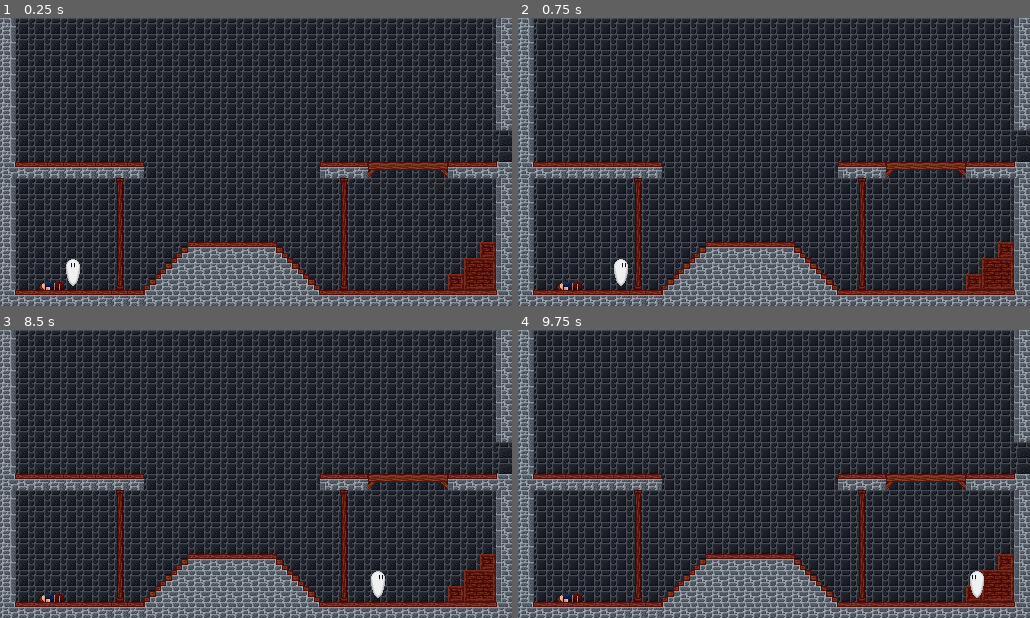
Above: before the commit, frames 1-4 (two rows, left to right).
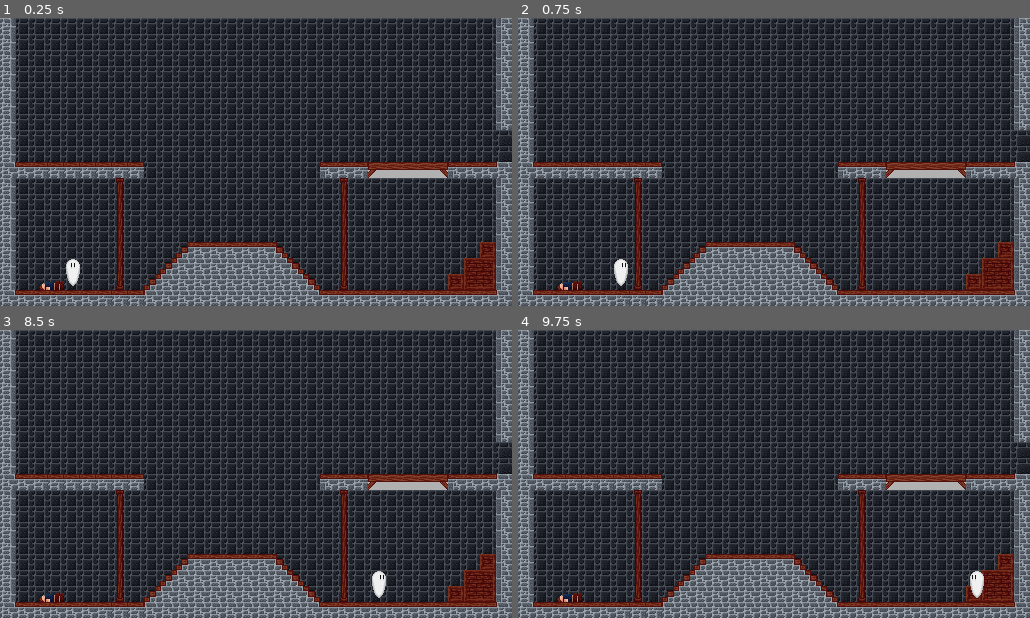
Above: after the commit, the same moments.

Repository: GamingArbor/A-Ghastly-Day
Game: Godot game, scene res://Scenes/Rooms/Big_Room.tscn
Two runs of this game, one before a commit and one after it. Both use one fixed random seed, a clock stepped at 60 frames per second and the inputs below.
Inputs:
- Up to frame 1 (0.25 s): no input
- Up to frame 2 (0.75 s): tap Enter at 0.5 s; hold D (Right) from 0.53 s (still down); hold Space (Float) from 0.53 s (still down)
- Up to frame 3 (8.5 s): tap W (Up) at 0.77, 1.52, 3.02, 3.77, 4.52, 6.02, 6.77, 7.52 s; release Space (Float) at 1.28 s; tap M (Interact) every 1.5 s from 1.35 to 7.35 s; release D (Right) at 2.03 s; hold A (Left) 2.03-2.78 s; hold Space (Float) 2.03-2.78 s; hold D (Right) 2.78-4.28 s; hold Space (Float) 3.53-4.28 s; hold A (Left) 4.28-5.03 s; hold D (Right) 5.03-5.78 s; hold Space (Float) 5.03-5.78 s; hold A (Left) 5.78-7.28 s; hold Space (Float) 6.53-7.28 s; hold D (Right) from 7.28 s (still down); hold Space (Float) from 8.03 s (still down)
- Up to frame 4 (9.75 s): release Space (Float) at 8.78 s; tap M (Interact) at 8.85 s; tap W (Up) at 9.02 s; tap Space (Float) at 9.5 s; release D (Right) at 9.53 s; hold A (Left) from 9.53 s (still down); hold Space (Float) from 9.53 s (still down)

The runs differ from the first frame. In frame 1, 0.4% of the frame differs, in the area x 71-88%, y 52-56%; in frame 2, 0.4%; in frame 3, 0.5%, in the area x 71-88%, y 52-94%; in frame 4, 0.4%.

Commit message:
Completed Room Transition System

Diff:
--- a/Scenes/Objects/transition_zone_1.tscn
+++ /dev/null
@@ -1,9 +0,0 @@
-[gd_scene load_steps=2 format=3 uid="uid://cqwhf5703k8lr"]
-
-[sub_resource type="RectangleShape2D" id="RectangleShape2D_a1wxw"]
-size = Vector2(8, 17)
-
-[node name="Transition Zone 1" type="Area2D"]
-
-[node name="CollisionShape2D" type="CollisionShape2D" parent="."]
-shape = SubResource("RectangleShape2D_a1wxw")
--- a/Scenes/Rooms/Big_Room.tscn
+++ b/Scenes/Rooms/Big_Room.tscn
@@ -5,7 +5,7 @@
 [ext_resource type="PackedScene" uid="uid://cpuoix83gss4l" path="res://Scenes/Player/player.tscn" id="1_kvefk"]
 [ext_resource type="Texture2D" uid="uid://lyf5nyqsnky0" path="res://Graphics/Tiles/Tileset-Castle.png" id="2_oooce"]
 [ext_resource type="PackedScene" uid="uid://b01kc7rc5bdbo" path="res://Scenes/Player/deadbody.tscn" id="3_1pg3o"]
-[ext_resource type="PackedScene" uid="uid://cqwhf5703k8lr" path="res://Scenes/Objects/transition_zone_1.tscn" id="6_yrs6d"]
+[ext_resource type="PackedScene" uid="uid://dkb4p6pit5l6x" path="res://Scenes/Rooms/room_transition_zone.tscn" id="6_g3e87"]
 
 [sub_resource type="TileSetAtlasSource" id="TileSetAtlasSource_ribh0"]
 resource_name = "CollisionTiles"
@@ -96,12 +96,12 @@
 [node name="BigRoom" type="Node2D"]
 script = ExtResource("1_exy3w")
 
-[node name="Camera2D" type="Camera2D" parent="."]
-offset = Vector2(256, 144)
+[node name="Camera" type="Camera2D" parent="."]
+unique_name_in_owner = true
+anchor_mode = 0
 position_smoothing_enabled = true
 
 [node name="CollisionLayer" type="TileMapLayer" parent="."]
-visible = false
 tile_map_data = PackedByteArray("AAAAAAEAAAAAAAAAAAAAAAIAAAAAAAAAAAAAAAMAAAAAAAAAAAAAAAQAAAAAAAAAAAAAAAUAAAAAAAAAAAAAAA …(3824 unchanged characters)…
 tile_set = SubResource("TileSet_qi3bx")
 
@@ -122,9 +122,11 @@
 unique_name_in_owner = true
 position = Vector2(73, 256)
 
-[node name="Transition Zone 1" parent="." instance=ExtResource("6_yrs6d")]
-position = Vector2(512, 128)
+[node name="Rooms" type="Node" parent="."]
 
-[connection signal="area_entered" from="Transition Zone 1" to="." method="_on_transition_zone_1_area_entered"]
-[connection signal="body_entered" from="Transition Zone 1" to="." method="_on_transition_zone_1_body_entered"]
-[connection signal="body_exited" from="Transition Zone 1" to="." method="_on_transition_zone_1_body_exited"]
+[node name="Starting Room" parent="Rooms" instance=ExtResource("6_g3e87")]
+RoomNumber = 1
+
+[node name="Second Room" parent="Rooms" instance=ExtResource("6_g3e87")]
+position = Vector2(512, 0)
+RoomNumber = 2
--- /dev/null
+++ b/Scenes/Rooms/room_transition_zone.gd
@@ -0,0 +1,32 @@
+extends Area2D
+var PreviousRoomNumber: int
+var PreviousCameraPosition: Vector2
+@export var RoomNumber = 0
+# Called when the node enters the scene tree for the first time.
+func _ready() -> void:
+	pass # Replace with function body.
+
+
+# Called every frame. 'delta' is the elapsed time since the previous frame.
+func _process(delta: float) -> void:
+	pass
+
+func _on_body_entered(body: Node2D) -> void:
+	if body == %Player:
+		print("Player has entered room " + str(RoomNumber))
+		%Player.room_transition_completed = false
+		PreviousRoomNumber = %Player.room_number
+		PreviousCameraPosition = %Camera.position
+		%Player.room_number = RoomNumber
+		%Camera.position = position
+
+
+func _on_body_exited(body: Node2D) -> void:
+	if body == %Player:
+		print("Player has exited room " + str(RoomNumber))
+		if %Player.room_number == RoomNumber and %Player.room_transition_completed == false:
+			print("player has changed mind between rooms")
+			%Player.room_number = PreviousRoomNumber
+			%Camera.position = PreviousCameraPosition
+		elif %Player.room_number != RoomNumber:
+			%Player.room_transition_completed = true
--- /dev/null
+++ b/Scenes/Rooms/room_transition_zone.tscn
@@ -0,0 +1,16 @@
+[gd_scene load_steps=3 format=3 uid="uid://dkb4p6pit5l6x"]
+
+[ext_resource type="Script" path="res://Scenes/Rooms/room_transition_zone.gd" id="1_r6spu"]
+
+[sub_resource type="RectangleShape2D" id="RectangleShape2D_a1wxw"]
+size = Vector2(512, 288)
+
+[node name="Room Transition Zone" type="Area2D"]
+script = ExtResource("1_r6spu")
+
+[node name="CollisionShape2D" type="CollisionShape2D" parent="."]
+position = Vector2(256, 144)
+shape = SubResource("RectangleShape2D_a1wxw")
+
+[connection signal="body_entered" from="." to="." method="_on_body_entered"]
+[connection signal="body_exited" from="." to="." method="_on_body_exited"]
--- a/Scripts/Player/player.gd
+++ b/Scripts/Player/player.gd
@@ -9,6 +9,10 @@
 # Sets state to IDLE upon entering game
 var States = Global.States
 var state = States.IDLE
+
+# Room Number
+var room_number: int
+var room_transition_completed = true
 
 var DirectionLock = 0 # For locking the axis the player floats in
 var PlayedStopAnimation: bool = false # Evil Stop Moving Animation
--- a/Scripts/Rooms/big_room.gd
+++ b/Scripts/Rooms/big_room.gd
@@ -1,5 +1,4 @@
 extends Node2D
-var ZoneLock = false
 var Camera
 # Called when the node enters the scene tree for the first time.
 func _ready() -> void:
@@ -9,24 +8,3 @@
 # Called every frame. 'delta' is the elapsed time since the previous frame.
 func _process(delta: float) -> void:
 	pass
-
-
-
-func _on_transition_zone_1_body_entered(body: Node2D) -> void:
-	print('fish')
-	if body is CharacterBody2D:
-		print('bass')
-		if ZoneLock == false:
-			print('tuna')
-			if %Player.position.x >= $Camera2D.position.x:
-				$Camera2D.position.x = 512
-			else:
-				$Camera2D.position.x = 0
-			ZoneLock = true
-
-
-func _on_transition_zone_1_body_exited(body: Node2D) -> void:
-	if body is CharacterBody2D:
-		if ZoneLock == true:
-			print('salmon')
-			ZoneLock = false
